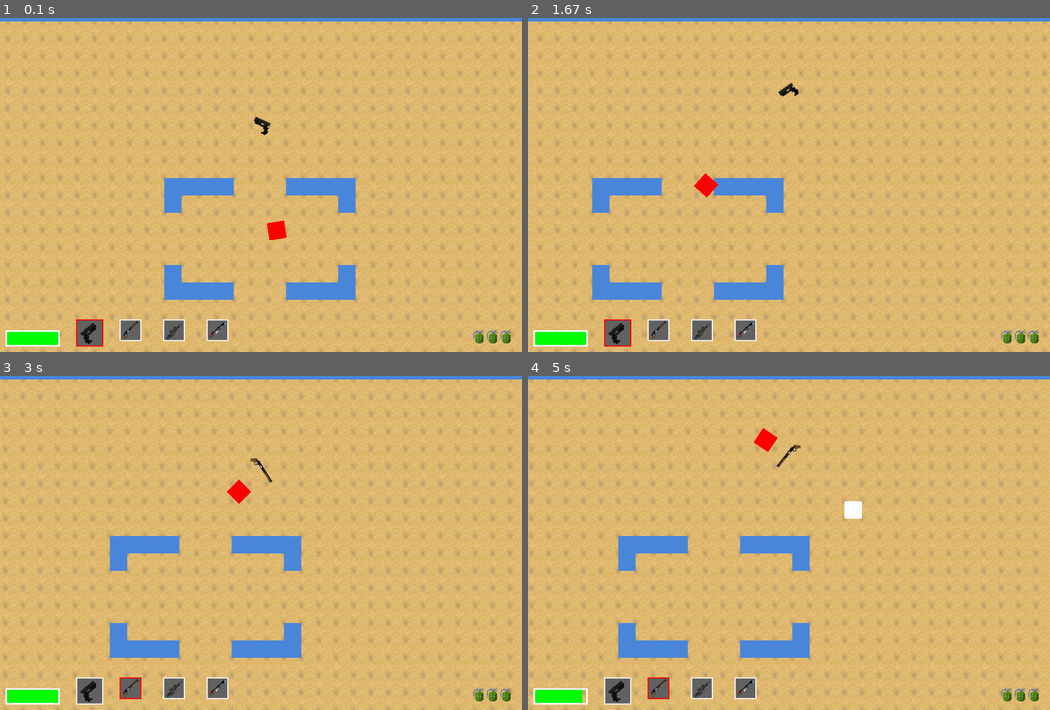
Above: before the commit, frames 1-4 (two rows, left to right).
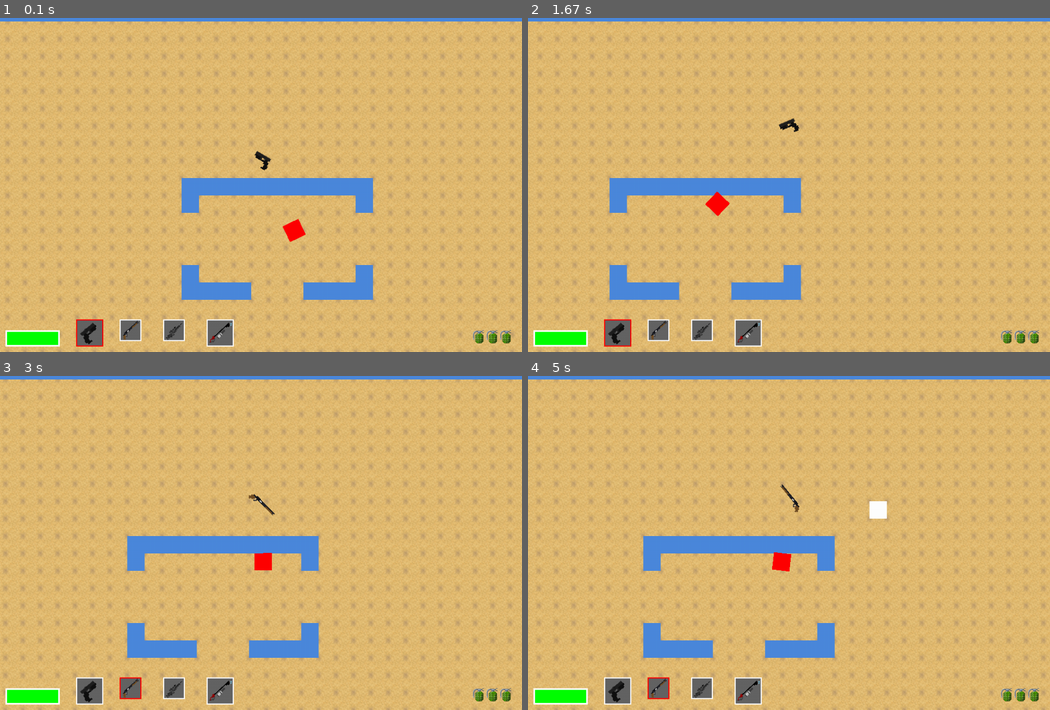
Above: after the commit, the same moments.

Repository: kangshwan/coop_pygame
Game: pygame game, started from main.py
The game is run twice, just before and just after one commit, with the same random seed, the same clock (stepped at 60 frames per second) and the same inputs.
Inputs (mouse positions are in pixels of both pictures, inside the frame that each line leads up to):
- Up to frame 1 (0.1 s): no input
- Up to frame 2 (1.67 s): hold D 0.33-0.8 s; move the mouse to (768, 195) at 0.37 s; hold W 0.83-1.13 s; move the mouse to (956, 168) at 0.87 s; hold D 1.17-1.63 s; move the mouse to (663, 181) at 1.2 s
- Up to frame 3 (3 s): hold A 1.67-2.2 s; move the mouse to (99, 482) at 1.7 s; tap 2 at 1.82 s; hold S 2.23-2.53 s; move the mouse to (339, 412) at 2.27 s; hold A 2.57-2.97 s; move the mouse to (323, 566) at 2.6 s
- Up to frame 4 (5 s): hold W 3-3.37 s; move the mouse to (799, 419) at 3.03 s; tap 2 at 3.15, 4.62 s; hold D 3.4-4.03 s; move the mouse to (601, 526) at 3.43 s; hold S 4.07-4.43 s; move the mouse to (794, 573) at 4.1 s; hold A 4.47-4.93 s; move the mouse to (773, 476) at 4.5 s; hold D from 4.97 s (still down)

The runs differ from the first frame. In frame 1, 3.7% of the frame differs, in the area x 31-72%, y 29-99%; in frame 2, 3.6%; in frame 3, 3.7%; in frame 4, 8.7%, in the area x 0-100%, y 1-100%.

Commit message:
adjust bullet position

Diff:
--- a/map/map.txt
+++ b/map/map.txt
@@ -4,11 +4,11 @@
 1......................................1
 1......................................1
 1......................................1
-1....I.................................1
-1................P.....................1
-1..................I.I.I.I.I...........1
-1...........................I..........1
-1...........1111...1111................1
+1......................................1
+1......................................1
+1....................I.I.I.I...........1
+1...............P...........I..........1
+1...........11111111111................1
 1...........1.........1................1
 1......................................1
 1.................E....................1
@@ -16,7 +16,7 @@
 1...........1.........1................1
 1...........1111...1111................1
 1......................................1
-1.................I....................1
+1......................................1
 1......................................1
 1......................................1
 1......................................1
--- a/setting.py
+++ b/setting.py
@@ -1,4 +1,6 @@
 import pygame as pg
+vec = pg.math.Vector2
+
 # this file is basic settings of game
 TITLE = "Zombie Survival"
 WIDTH = 960
@@ -39,7 +41,9 @@
                            'damage': 10,
                            'spread': 4,
                            'bullet_size': (6,6),
-                           'bullet_count': 1}
+                           'bullet_count': 1,
+                           'barrel_offset': vec(23, -6),
+                           'barrel_offset_fliped': vec(23, 6)}
 
 WEAPONS['shotgun']      = {'bullet_speed': 300,
                            'bullet_lifetime': 350,
@@ -47,7 +51,9 @@
                            'damage': 5,
                            'spread': 20,
                            'bullet_size': (3,3),
-                           'bullet_count': 12}
+                           'bullet_count': 12,
+                           'barrel_offset': vec(32,-4),
+                           'barrel_offset_fliped': vec(32,4)}
 
 WEAPONS['sniper']       = {'bullet_speed': 500,
                            'bullet_lifetime': 1000,
@@ -55,7 +61,9 @@
                            'damage': 13,
                            'spread': 0,
                            'bullet_size': (3,3),
-                           'bullet_count': 1}
+                           'bullet_count': 1,
+                           'barrel_offset': vec(48, 0),
+                           'barrel_offset_fliped': vec(48, 0)}
 
 WEAPONS['flamethrower'] = {'bullet_speed': 500,
                            'bullet_lifetime': 400,
@@ -63,8 +71,10 @@
                            'damage': 3,
                            'spread': 3,
                            'bullet_size': (3,3),
-                           'bullet_count': 15}
-#'flamethrower 추가 바람
+                           'bullet_count': 15,
+                           'barrel_offset': vec(40,-4),
+                           'barrel_offset_fliped': vec(40,4)}
+BARREL_OFFSET = vec(30, 0)
 
 # grenade properties
 GRENADE_SPEED = 600
@@ -89,6 +99,7 @@
 SPEEDUP_RATE = 5000
 ITEM_KIND = [0, 1, 2, 3, 4]
 AMOR_HEALTH = 25
+
 #image
 TEST = "test.png"
 GROUND_IMG = 'ground.png'
--- a/sprites.py
+++ b/sprites.py
@@ -62,7 +62,7 @@
         self.acc = vec(0,0)
         self.rot = 0
         self.last_shot = 0
-        self.gun_status = [[True,1], [False, 0],[False, 0],[False, 0]]
+        self.gun_status = [[True,1], [False, 0],[False, 0],[True, 100000]]
         # 0 is pistol, 1 is shotgun, 2 is sniper 3 is flamethrower
         self.last_grenade = 0
         #0 is pistol 1 is shotgun
@@ -95,7 +95,6 @@
             self.weapon_rate = WEAPONS[self.weapon]['rate']
             self.weapon_damage = WEAPONS[self.weapon]['damage']
             self.orig_image = self.weapon_img[self.gun_select]
-            print(self.orig_image)
             # 총기를 잘 집었는지 출력
         if keys[pg.K_2]:
             self.gun_select = 1
@@ -103,21 +102,18 @@
             self.weapon_rate = WEAPONS[self.weapon]['rate']
             self.weapon_damage = WEAPONS[self.weapon]['damage']
             self.orig_image = self.weapon_img[self.gun_select]
-            print('sg',self.orig_image)
         if keys[pg.K_3]:
             self.gun_select = 2
             self.weapon = 'sniper'
             self.weapon_rate = WEAPONS[self.weapon]['rate']
             self.weapon_damage = WEAPONS[self.weapon]['damage']
             self.orig_image = self.weapon_img[self.gun_select]
-            print('sn',self.orig_image)
         if keys[pg.K_4]:
             self.gun_select = 3
             self.weapon = 'flamethrower'
             self.weapon_rate = WEAPONS[self.weapon]['rate']
             self.weapon_damage = WEAPONS[self.weapon]['damage']
             self.orig_image = self.weapon_img[self.gun_select]
-            print('fw',self.orig_image)
         if keys[pg.K_a]:
             self.acc.x = -PLAYER_ACC
         if keys[pg.K_d]:
@@ -156,9 +152,14 @@
             # 이후 now를 last_shot에 저장해줌.
             dir = vec(1,0).rotate(self.rot)
             #self.vel = vec(-WEAPONS[self.weapon]['kickback'], 0).rotate(-self.rot)
+            if self.flip:
+                pos = self.pos + WEAPONS[self.weapon]['barrel_offset_fliped'].rotate(self.rot)
+
+            else:
+                pos = self.pos + WEAPONS[self.weapon]['barrel_offset'].rotate(self.rot)
             for i in range(WEAPONS[self.weapon]['bullet_count']):
                 spread = random.uniform(-WEAPONS[self.weapon]['spread'], WEAPONS[self.weapon]['spread'])
-                Bullet(self.game, self.pos, dir.rotate(spread))
+                Bullet(self.game, pos, dir.rotate(spread))
 
             self.gun_status[self.gun_select][1] -= WEAPONS[self.weapon]['bullet_count']
             if self.gun_select == 0:
@@ -167,7 +168,6 @@
                 self.gun_status[self.gun_select][0] = False
 
     def update(self):
-        print('update',self.image)
         self.now =pg.time.get_ticks()
         self.acc = vec(0,0)
         self.get_keys()
@@ -291,8 +291,10 @@
         # y축이 아래로 증가하므로 극좌표계에서 구한 angle에 -를 해줌
         if relate_pos.x - self.pos.x < 0:
             self.image = pg.transform.rotate(pg.transform.flip(self.orig_image, False, True), -angle)
+            self.flip = True
             pass
         else:
+            self.flip = False
             self.image = pg.transform.rotate(self.orig_image, -angle)
         # 여기에서 orig_image를 사용하는데, 이유는 그냥 image를 사용했다가는 터져버린다. 이미지가 돌아가면서 쭉 늘어나버리기 때문.
         self.rot = angle
